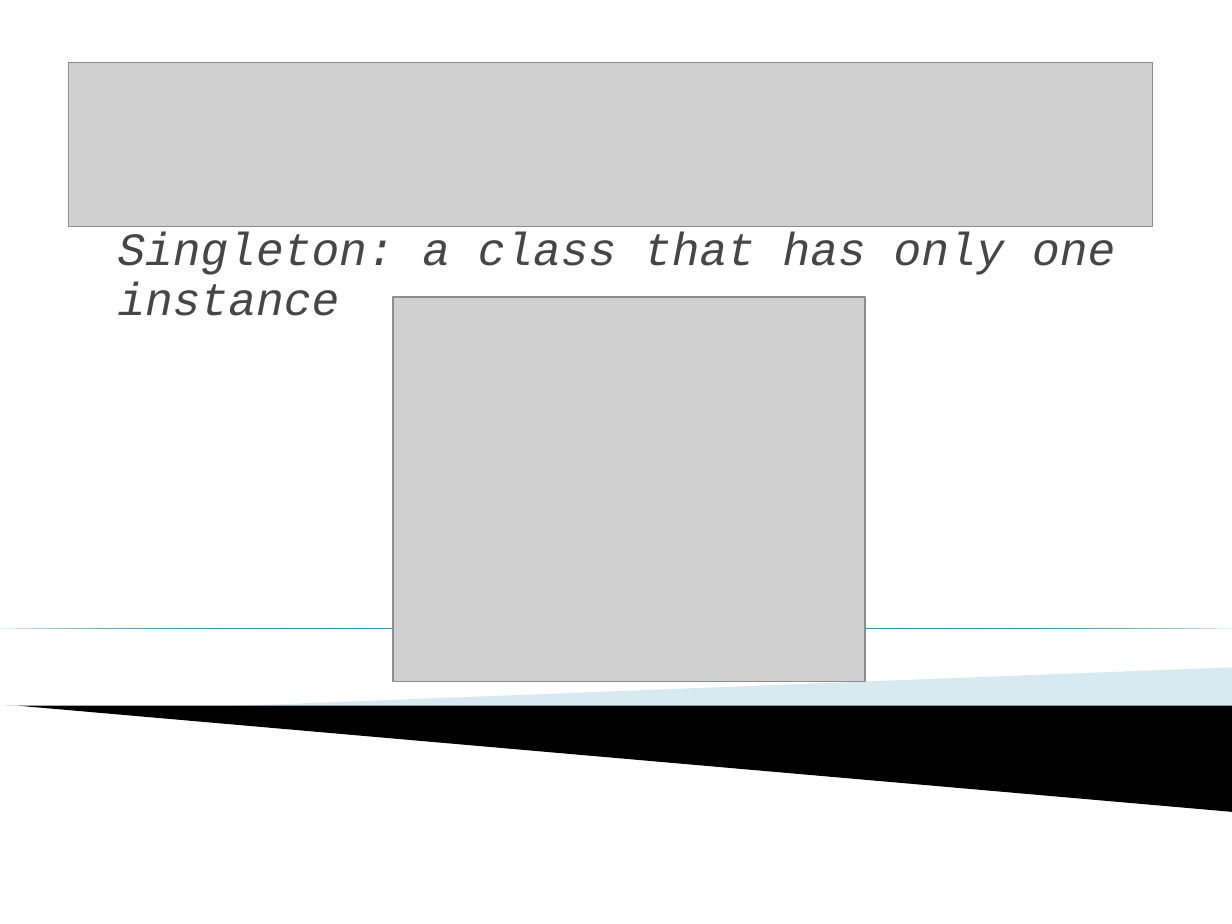
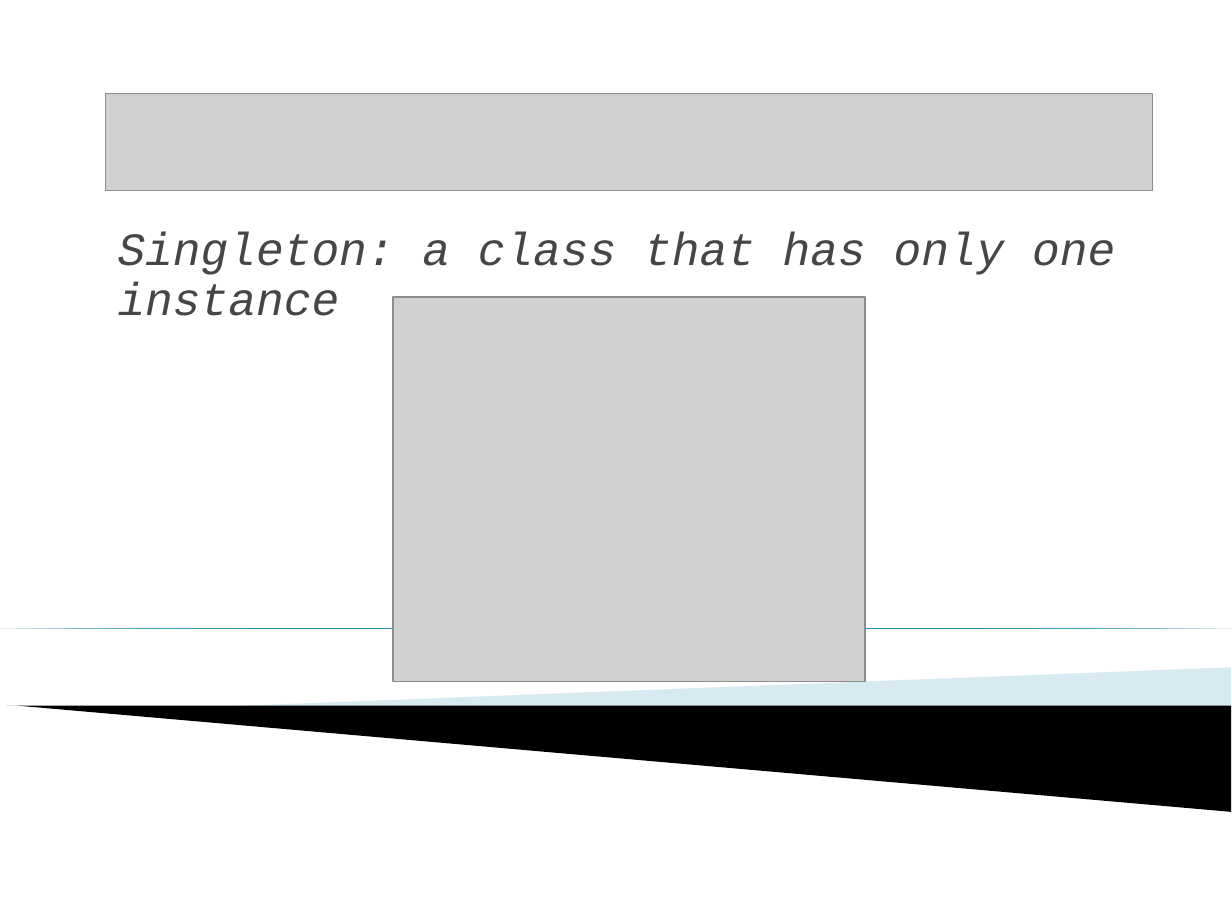
Before and after one commit to csyuzhou/csyuzhou.github.io, a slide deck: slide 11 of files/designPatterns/lecture2.ppt (slide 8 before the commit). Drawn at 1232x924 pixels with LibreOffice and Linux fonts; fonts in the diff are those of the drawing; grey boxes stand for pictures; background and template pictures are left out. Boxes give left, top, right and bottom in pixels: in the first picture for what was removed or moved away, otherwise in the second. Text is boxed around its words. In the diff, an @@ line names an element or a change of style, - is before the commit and + after.

Commit message:
update lecture2

```diff
--- a/files/designPatterns/lecture2.ppt
+++ b/files/designPatterns/lecture2.ppt
@@ picture: place and size @@
-picture at box(68, 63, 1152, 227)
+picture at box(105, 94, 1152, 191)
@@ freeform shape at box(228, 668, 1231, 733): outline redrawn @@
@@ freeform shape at box(6, 706, 1231, 812): outline redrawn @@
```
Also in this commit, not shown: 18 other slides changed, 4 slides added, 1 slide removed, 1 other file.
